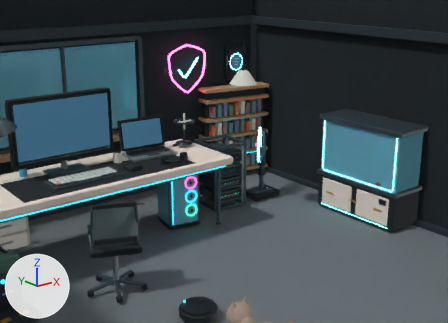
A saved change to the glTF model assets/tate-workstation.glb.
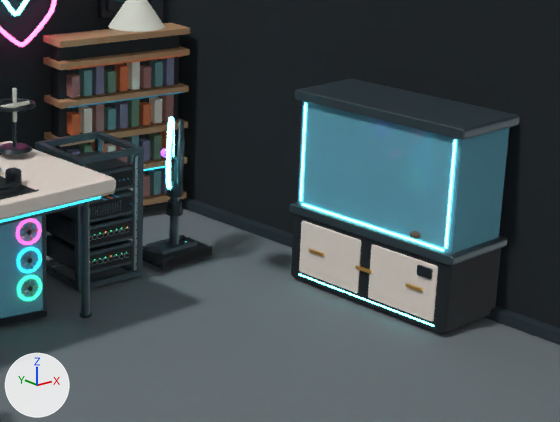
The first picture shows the older version from a 50 mm camera at (-6.01, -11.83, 6.27) aimed at (4.35, 1.12, 1.09). The close-ups show the older and then the newer version on the part from 40% to 100% of the width and 22% to 85% of the height of that picture. Only the edits that show in the close-ups are written down. Every picture has the same lights, and +X, +Y and +Z are marked at lower left. Where no turn or scale is listed for an object, it has been applied to the vertices.

The scene before the commit, as lines of its bpy script (objects in view):
```python
me_left_wall = bpy.data.meshes.new('Left wall')
me_left_wall.from_pydata(...)  # a box spanning x -0.1..0.1, y -8.0..8.0, z -4.0..4.0
me_left_wall.materials.append(mat_room)  # black #182126
me_tempered_glass_front_panel = bpy.data.meshes.new('Tempered glass front panel')
me_tempered_glass_front_panel.from_pydata(...)  # 120 vertices, 236 faces; spans x -0.352..0.352, y -0.073..0.073, z -0.616..0.616
me_tempered_glass_front_panel.materials.append(mat_aquariumglass_001)  # cyan #72bad0
ob_pedestal_fan_oscillating_head = bpy.data.objects.new('Pedestal fan oscillating head', None)
ob_pedestal_fan_oscillating_head.parent = ob_oscillating_rgb_pedestal_fan
ob_pedestal_fan_oscillating_head.location = (0.0, 0.0, 1.5)
ob_pedestal_fan_oscillating_head.rotation_euler = (0.0, 0.0, -2.356)  # degrees (0, 0, -135)
ob_right_wall = bpy.data.objects.new('Right wall', me_left_wall)
ob_right_wall.parent = ob_room___enclosed_forensic_lab
ob_right_wall.location = (7.12, -3.8, 4.0)
ob_tempered_glass_front_panel = bpy.data.objects.new('Tempered glass front panel', me_tempered_glass_front_panel)
ob_tempered_glass_front_panel.location = (2.21, 0.01, 0.78)
# also in view: 'PATCH / 24 recessed controls' at (3.96, 0.38, 0.37); 'Right baseboard' at (6.96, -3.8, 0.08); 'Aquarium hood' at (6.48, -2.2, 2.52); 'cream.018' at (3.9, -0.2, 3.68); 'Desktop computer frame post.003' at (2.6, -0.03, 0.77)
```
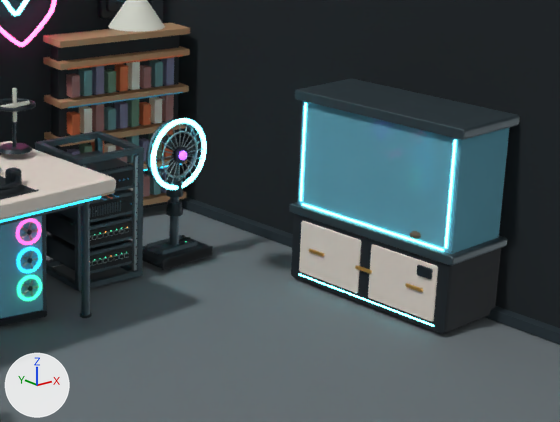
ob_pedestal_fan_oscillating_head is not drawn itself; it is the parent of ob_metal_002, ob_pedestal_fan_rear_cage, ob_rgb_accent_strip___pedestal_fan_cage, ob_pedestal_fan_inner_guard, ob_aluminum_023, ob_aluminum_024, ob_aluminum_025, ob_aluminum_026.

Changed parts and their boxes (x1, y1, x2, y2) in the close-ups (560 x 422 px):
'RGB accent strip / pedestal fan cage', turned
    before: (166, 116, 175, 190)
    after: (151, 118, 207, 190)
'Pedestal fan rear cage', turned
    before: (177, 119, 184, 187)
    after: (146, 119, 197, 184)
'Pedestal fan inner guard', turned (not visible before)
    after: (162, 131, 198, 178)
'metal.002', turned
    before: (166, 178, 184, 197)
    after: (166, 178, 183, 197)
'metal.003', turned (not visible before)
    after: (172, 146, 188, 164)
'Curved pedestal fan blade.001', turned
    before: (172, 128, 174, 149)
    after: (162, 135, 179, 151)
'rgbViolet', turned
    before: (160, 148, 166, 158)
    after: (179, 151, 187, 160)
'Curved pedestal fan blade.002', turned (not visible before)
    after: (167, 160, 176, 181)
'Curved pedestal fan blade', turned
    before: (171, 148, 172, 162)
    after: (185, 140, 198, 156)
'aluminum.035', turned (not visible before)
    after: (160, 160, 175, 177)
'aluminum.027', turned (not visible before)
    after: (181, 123, 188, 146)
'aluminum.036', turned (not visible before)
    after: (165, 162, 176, 183)
'aluminum.037', turned (not visible before)
    after: (171, 163, 178, 185)
'aluminum.034', turned (not visible before)
    after: (157, 158, 174, 169)
'aluminum.029', turned (not visible before)
    after: (172, 127, 178, 147)
'aluminum.025', turned (not visible before)
    after: (186, 132, 199, 147)
'aluminum.030', turned (not visible before)
    after: (166, 132, 177, 149)
'aluminum.039', turned (not visible before)
    after: (181, 163, 187, 182)
'aluminum.026', turned (not visible before)
    after: (183, 126, 194, 147)
'aluminum.032', turned (not visible before)
    after: (157, 150, 174, 154)
'aluminum.024', turned (not visible before)
    after: (187, 140, 202, 150)
'aluminum.040', turned (not visible before)
    after: (184, 162, 193, 176)
'aluminum.033', turned (not visible before)
    after: (156, 155, 173, 160)
'aluminum.031', turned (not visible before)
    after: (161, 141, 175, 151)
'aluminum.041', turned (not visible before)
    after: (187, 159, 199, 168)
'aluminum.023', turned (not visible before)
    after: (188, 149, 203, 153)
'aluminum.042', turned (not visible before)
    after: (188, 156, 202, 159)

The change, as a list of edits to the scene's bpy script:
```text
Change ob_pedestal_fan_oscillating_head:
    ob_pedestal_fan_oscillating_head.rotation_euler: (0.0, 0.0, -2.356) -> (0.0, 0.0, 0.0)  # degrees (0, 0, -135) -> degrees (0, 0, 0)
```
